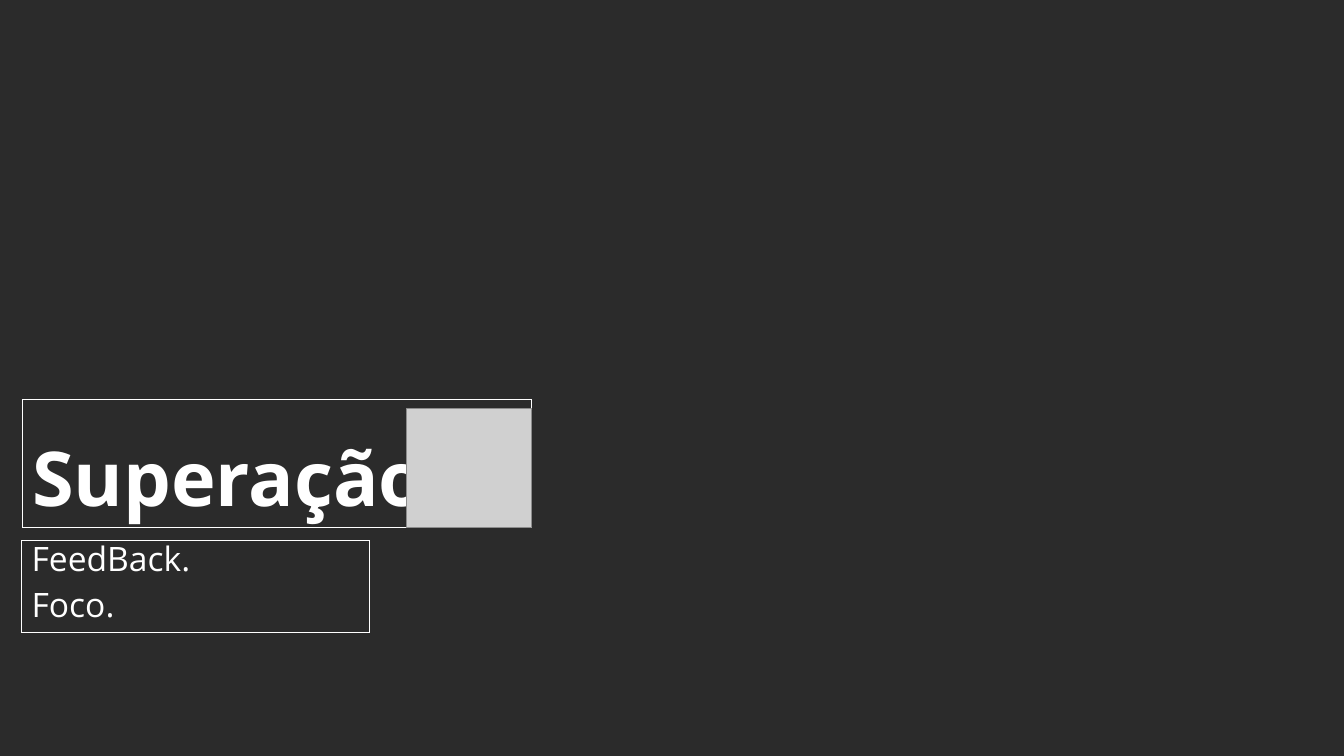
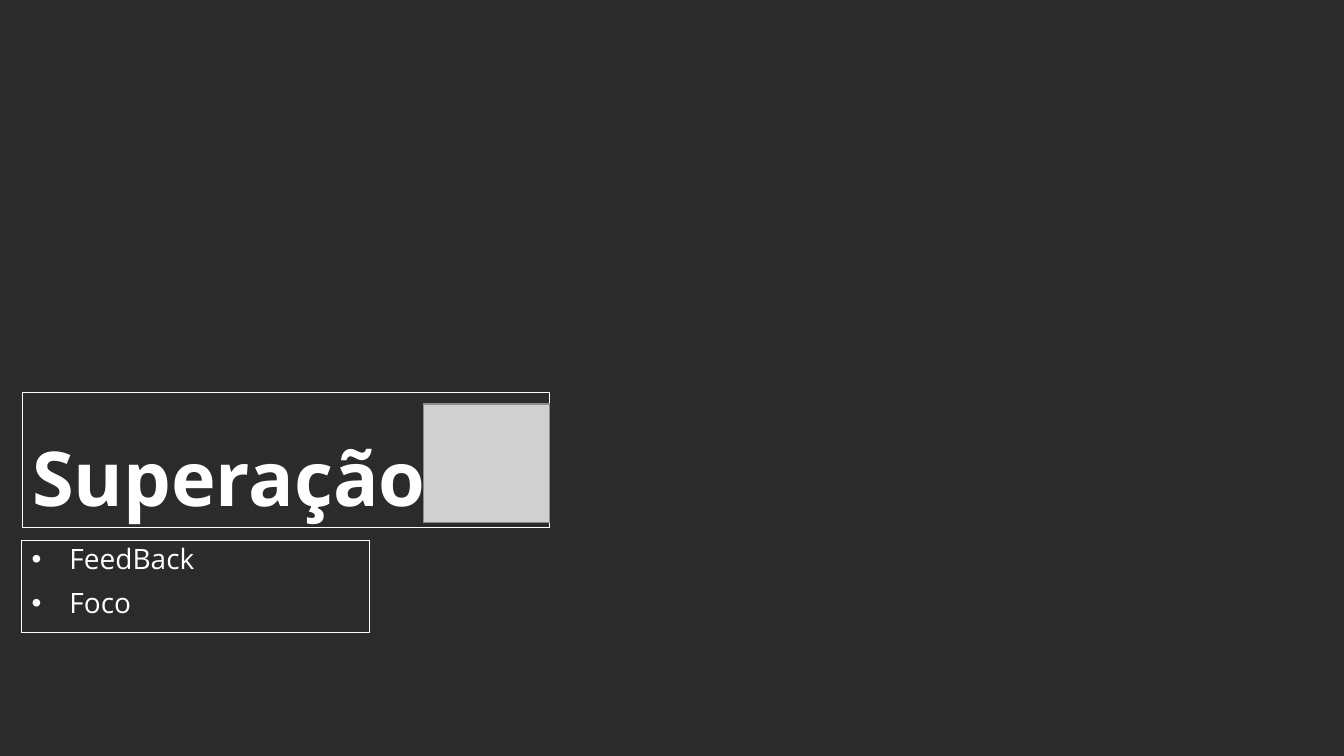
Before and after one commit to PedroSPtech2022/Projeto_Individual, a slide deck: slide 4 of Slide/Apresentação Final.pptx. Drawn at 1344x756 pixels with LibreOffice and Linux fonts; fonts in the diff are those of the drawing; grey boxes stand for pictures; background and template pictures are left out; a plain dark background stands for a picture behind light text. Boxes give left, top, right and bottom in pixels: in the first picture for what was removed or moved away, otherwise in the second. Text is boxed around its words. In the diff, an @@ line names an element or a change of style, - is before the commit and + after.

```diff
--- a/Slide/Apresentação Final.pptx
+++ b/Slide/Apresentação Final.pptx
@@ title "Superação": place and size @@
-title "Superação" at (22, 399, 531, 528)
+title "Superação" at (22, 393, 549, 528)
@@ picture: place and size @@
-picture at (406, 408, 531, 527)
+picture at (423, 404, 548, 523)
@@ text at (69, 547, 194, 614): text changed; size 24 to 20 pt @@
-FeedBack.
-Foco.
+• FeedBack
+• Foco
```
Also in this commit, not shown: 4 other slides changed, 3 other files.
